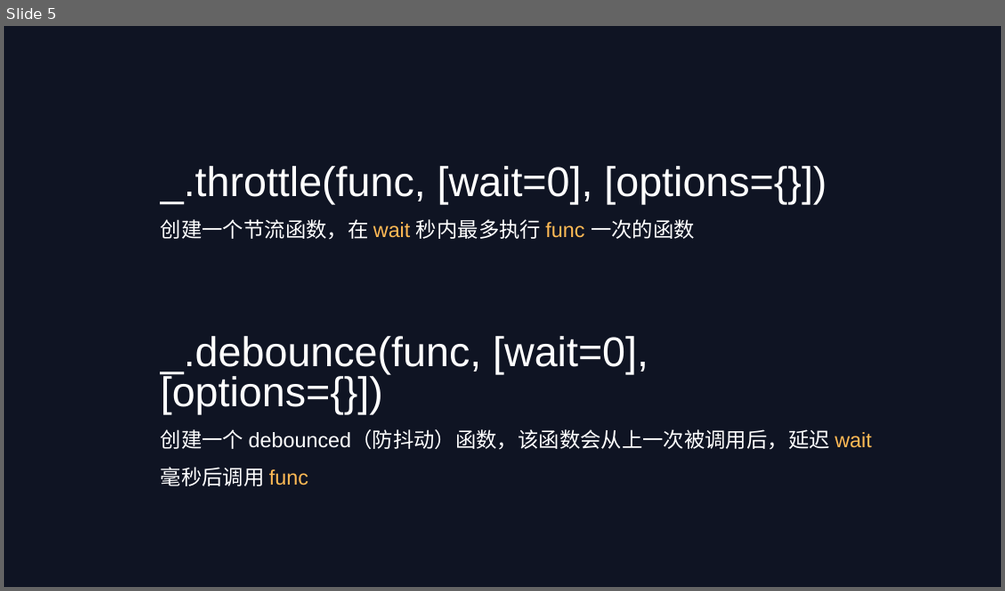
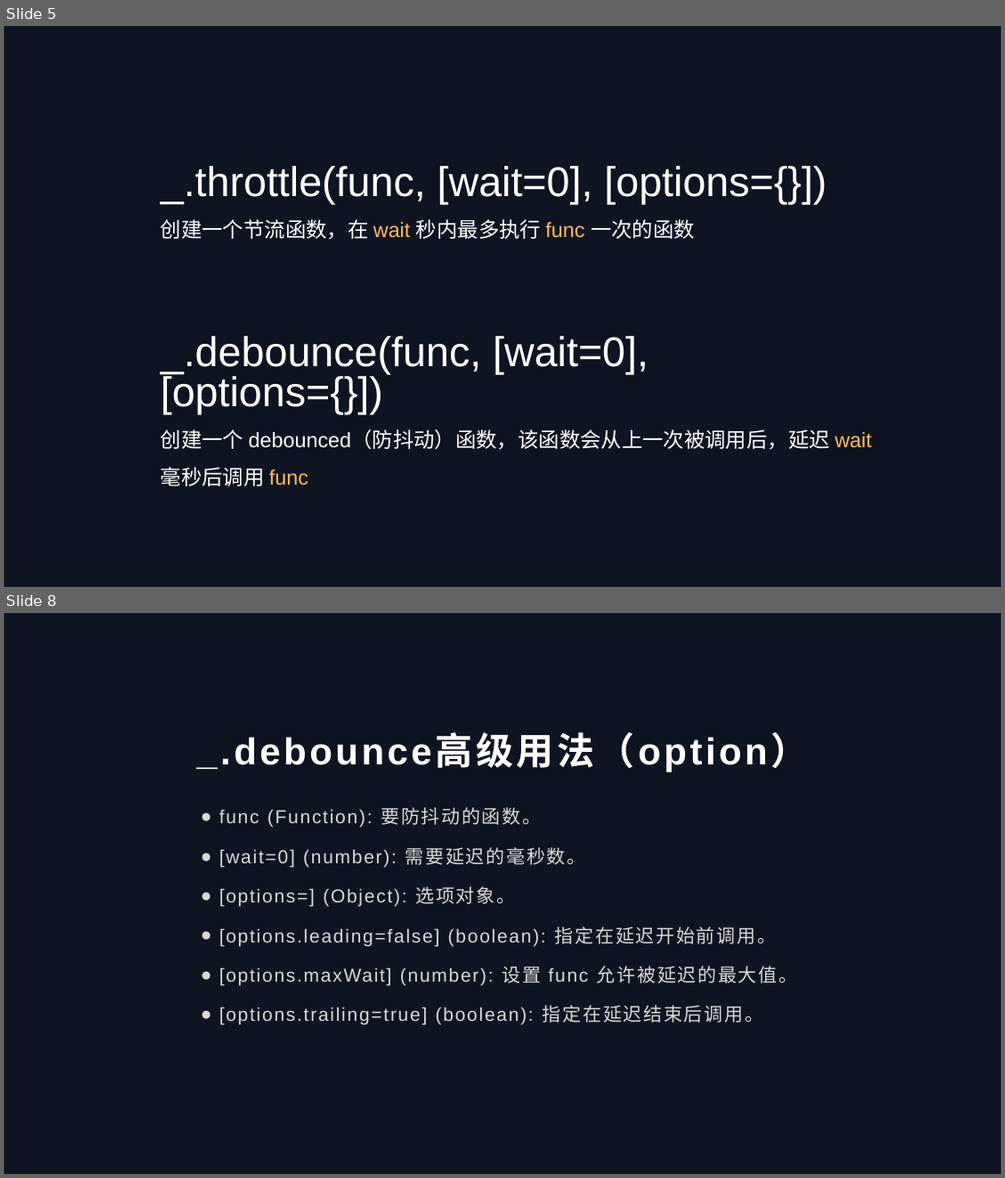
Before and after one commit to LIWANG1998/Debounc-Throttle, a slide deck: 防抖&节流.pptx. Shown one above the other, each under a label of ours: slide 5 before the commit, slides 5 and 8 after it; the slides between them are not shown. The pictures are 1005x591 and 1005x1178 pixels, drawn with LibreOffice and Linux fonts; fonts in the diff are those of the drawing. Boxes give left, top, right and bottom in pixels: in the first picture for what was removed or moved away, otherwise in the second. Text is boxed around its words. In the diff, an @@ line names an element or a change of style, - is before the commit and + after.

```diff
--- a/防抖&节流.pptx
+++ b/防抖&节流.pptx
@@ slide 8 added at bbox=[4, 613, 1001, 1174], background #0F1423 @@
@@ title added at bbox=[196, 735, 808, 772], 36 pt, text #FFFFFF, bold @@
+_.debounce高级用法（option）
@@ text added at bbox=[219, 807, 797, 1025], 18 pt, text #D9D9D9 @@
+● func (Function): 要防抖动的函数。
+● [wait=0] (number): 需要延迟的毫秒数。
+● [options=] (Object): 选项对象。
+● [options.leading=false] (boolean): 指定在延迟开始前调用。
+● [options.maxWait] (number): 设置 func 允许被延迟的最大值。
+● [options.trailing=true] (boolean): 指定在延迟结束后调用。
```
Also in this commit, not shown: 5 other slides added, 1 slide removed, 6 other files.
